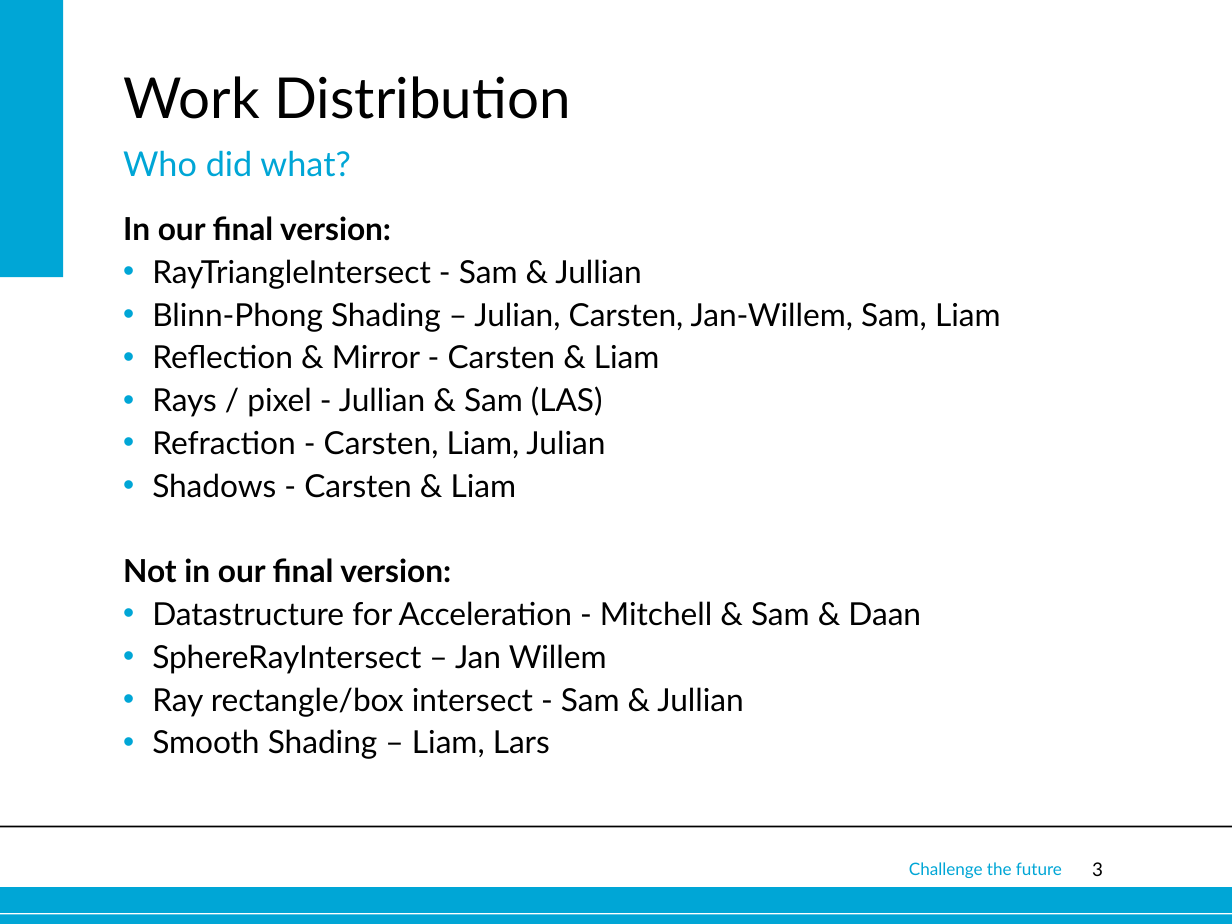
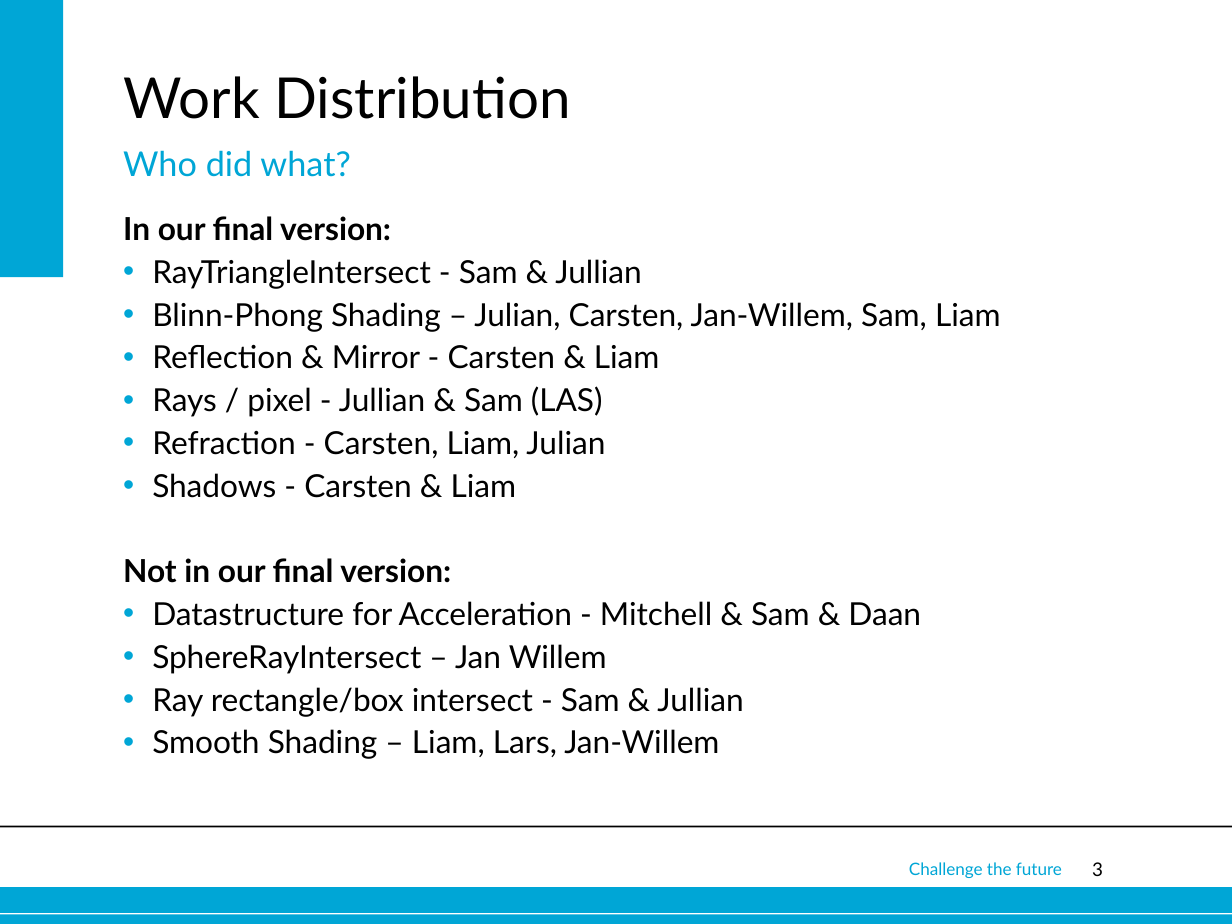
Before and after one commit to wmorssink/raytracert, a slide deck: slide 3 of RayTracing.ppt. Drawn at 1232x924 pixels with LibreOffice and Linux fonts; fonts in the diff are those of the drawing; background and template pictures are left out. Boxes give left, top, right and bottom in pixels: in the first picture for what was removed or moved away, otherwise in the second. Text is boxed around its words. In the diff, an @@ line names an element or a change of style, - is before the commit and + after.

Commit message:
Some changes to the powerpoint

```diff
--- a/RayTracing.ppt
+++ b/RayTracing.ppt
@@ text at <box>152,729,719,759</box>: text changed @@
-• Smooth Shading – Liam, Lars
+• Smooth Shading – Liam, Lars, Jan-Willem
```
Also in this commit, not shown: 2 other slides changed.
